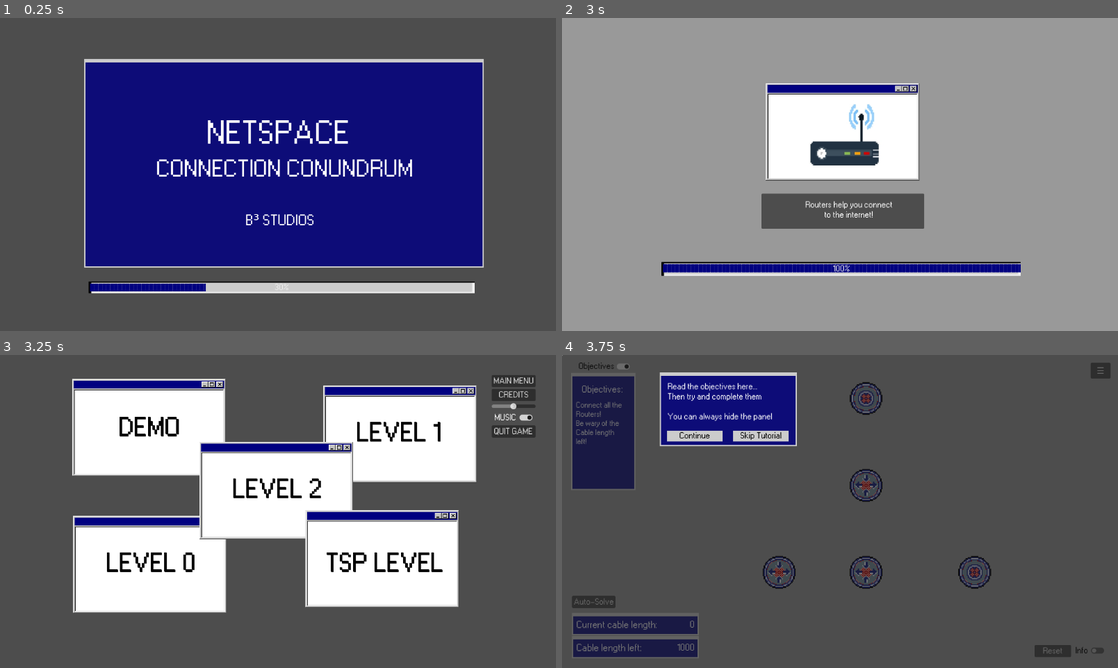
Above: before the commit, frames 1-4 (two rows, left to right).
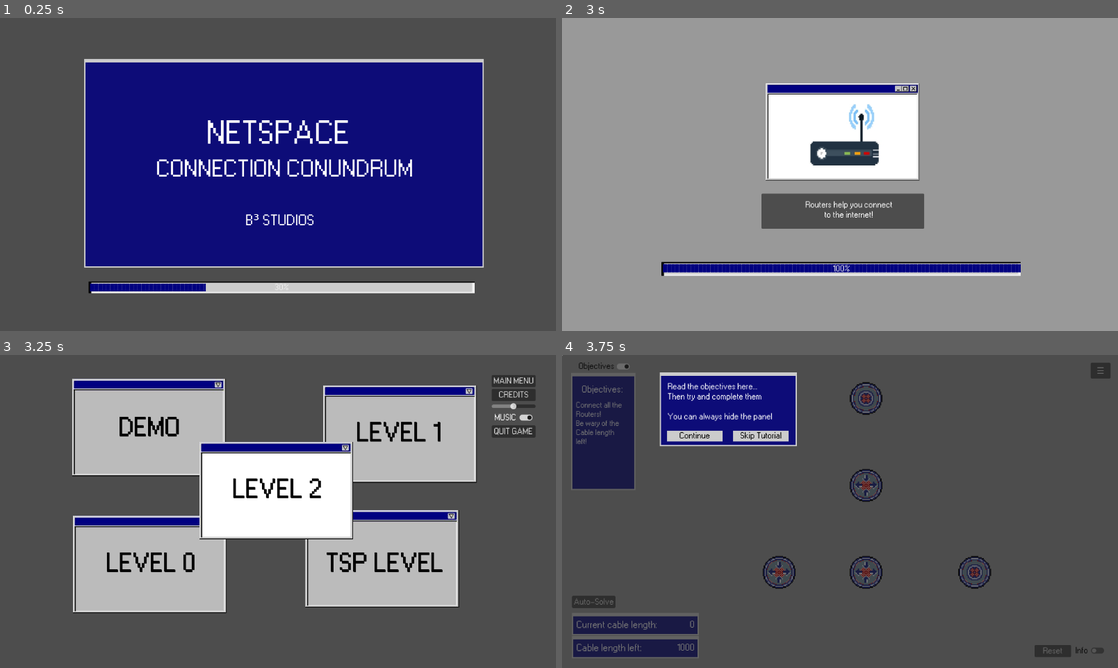
Above: after the commit, the same moments.

Repository: BcubeStudios/Netspace-Game
Game: Godot game, scene res://scenes/opening.tscn
Same seed, same stepped clock (60 frames per second), same inputs: the game is played once before the commit and once after it.
Inputs (mouse positions are in pixels of both pictures, inside the frame that each line leads up to):
- Up to frame 1 (0.25 s): no input
- Up to frame 2 (3 s): move the mouse to (962, 158) at 0.52 s; click (962, 158) at 0.67 s; click "START GAME" at 1.25 s; move the mouse to (728, 190) at 2.02 s; click (728, 190) at 2.17 s; move the mouse to (895, 105) at 2.77 s; click (895, 105) at 2.92 s
- Up to frame 3 (3.25 s): no input
- Up to frame 4 (3.75 s): click "DEMO" at 3.5 s

Frames 1-2 are identical in both runs. In frame 3, 28% of the frame differs, in the area x 13-86%, y 7-83%; in frame 4, nothing differs.

Commit message:
small fixes

Diff:
--- a/GodotWorkspace/scenes/level_0.tscn
+++ b/GodotWorkspace/scenes/level_0.tscn
@@ -1,8 +1,9 @@
-[gd_scene load_steps=4 format=3 uid="uid://dc25l4fo5y5pb"]
+[gd_scene load_steps=5 format=3 uid="uid://dc25l4fo5y5pb"]
 
 [ext_resource type="Script" path="res://scripts/level_0.gd" id="1_ekgpp"]
 [ext_resource type="PackedScene" uid="uid://b68odumc68nqb" path="res://scenes/game_panel.tscn" id="1_fxrbj"]
 [ext_resource type="PackedScene" uid="uid://smxxaf128sk0" path="res://scenes/hud.tscn" id="2_jfl5n"]
+[ext_resource type="Theme" uid="uid://dupann3qkyje3" path="res://themes/pixel_98.tres" id="4_nmj0y"]
 
 [node name="level0" type="Node2D"]
 script = ExtResource("1_ekgpp")
@@ -10,3 +11,27 @@
 [node name="gamePanel" parent="." instance=ExtResource("1_fxrbj")]
 
 [node name="HUD" parent="." instance=ExtResource("2_jfl5n")]
+
+[node name="Control" type="Control" parent="."]
+layout_mode = 3
+anchors_preset = 0
+offset_right = 40.0
+offset_bottom = 40.0
+mouse_filter = 1
+
+[node name="panel1" type="Panel" parent="Control"]
+layout_mode = 0
+offset_left = 409.0
+offset_top = 162.0
+offset_right = 582.0
+offset_bottom = 259.0
+theme = ExtResource("4_nmj0y")
+
+[node name="Label" type="Label" parent="Control/panel1"]
+layout_mode = 0
+offset_left = 12.0
+offset_top = 11.0
+offset_right = 161.0
+offset_bottom = 90.0
+text = "Try Connecting 2 END-NODES"
+autowrap_mode = 2
--- a/GodotWorkspace/scenes/level_select.tscn
+++ b/GodotWorkspace/scenes/level_select.tscn
@@ -1,9 +1,10 @@
-[gd_scene load_steps=5 format=3 uid="uid://crsso304y6jxn"]
+[gd_scene load_steps=6 format=3 uid="uid://crsso304y6jxn"]
 
 [ext_resource type="Script" path="res://scripts/level_select.gd" id="1_jg4nj"]
 [ext_resource type="PackedScene" uid="uid://c6fth4mtmu8c0" path="res://scenes/settings_menu.tscn" id="2_t2cu7"]
 [ext_resource type="Theme" uid="uid://dupann3qkyje3" path="res://themes/pixel_98.tres" id="3_3r531"]
-[ext_resource type="Texture2D" uid="uid://8uprky4jngxw" path="res://sprites/router/windows.png" id="4_kt32x"]
+[ext_resource type="Texture2D" uid="uid://dk8uafhm1rf0y" path="res://sprites/panels/windows-grey.jpg" id="3_gx2ky"]
+[ext_resource type="Texture2D" uid="uid://bdm0xlk4i4ib0" path="res://sprites/panels/windows-white.jpg" id="4_740pk"]
 
 [node name="level_select" type="Node2D"]
 script = ExtResource("1_jg4nj")
@@ -19,10 +20,11 @@
 offset_top = 55.0
 offset_right = 520.0
 offset_bottom = 279.0
-texture_normal = ExtResource("4_kt32x")
-texture_pressed = ExtResource("4_kt32x")
-texture_hover = ExtResource("4_kt32x")
-texture_disabled = ExtResource("4_kt32x")
+texture_normal = ExtResource("3_gx2ky")
+texture_pressed = ExtResource("4_740pk")
+texture_hover = ExtResource("4_740pk")
+texture_disabled = ExtResource("4_740pk")
+texture_focused = ExtResource("4_740pk")
 
 [node name="demoLabel" type="Label" parent="demoButton"]
 layout_mode = 0
@@ -42,10 +44,11 @@
 offset_top = 370.0
 offset_right = 522.0
 offset_bottom = 594.0
-texture_normal = ExtResource("4_kt32x")
-texture_pressed = ExtResource("4_kt32x")
-texture_hover = ExtResource("4_kt32x")
-texture_disabled = ExtResource("4_kt32x")
+texture_normal = ExtResource("3_gx2ky")
+texture_pressed = ExtResource("4_740pk")
+texture_hover = ExtResource("4_740pk")
+texture_disabled = ExtResource("4_740pk")
+texture_focused = ExtResource("4_740pk")
 
 [node name="level0Label" type="Label" parent="level0Button"]
 layout_mode = 0
@@ -65,10 +68,10 @@
 offset_top = 70.0
 offset_right = 1098.0
 offset_bottom = 294.0
-texture_normal = ExtResource("4_kt32x")
-texture_pressed = ExtResource("4_kt32x")
-texture_hover = ExtResource("4_kt32x")
-texture_disabled = ExtResource("4_kt32x")
+texture_normal = ExtResource("3_gx2ky")
+texture_pressed = ExtResource("4_740pk")
+texture_hover = ExtResource("4_740pk")
+texture_disabled = ExtResource("4_740pk")
 
 [node name="level1Label" type="Label" parent="level1Button"]
 layout_mode = 0
@@ -88,10 +91,11 @@
 offset_top = 200.0
 offset_right = 813.0
 offset_bottom = 424.0
-texture_normal = ExtResource("4_kt32x")
-texture_pressed = ExtResource("4_kt32x")
-texture_hover = ExtResource("4_kt32x")
-texture_disabled = ExtResource("4_kt32x")
+texture_normal = ExtResource("3_gx2ky")
+texture_pressed = ExtResource("4_740pk")
+texture_hover = ExtResource("4_740pk")
+texture_disabled = ExtResource("4_740pk")
+texture_focused = ExtResource("4_740pk")
 
 [node name="level2Label" type="Label" parent="level2Button"]
 layout_mode = 0
@@ -111,10 +115,11 @@
 offset_top = 357.0
 offset_right = 1057.0
 offset_bottom = 581.0
-texture_normal = ExtResource("4_kt32x")
-texture_pressed = ExtResource("4_kt32x")
-texture_hover = ExtResource("4_kt32x")
-texture_disabled = ExtResource("4_kt32x")
+texture_normal = ExtResource("3_gx2ky")
+texture_pressed = ExtResource("4_740pk")
+texture_hover = ExtResource("4_740pk")
+texture_disabled = ExtResource("4_740pk")
+texture_focused = ExtResource("4_740pk")
 
 [node name="tspLabel" type="Label" parent="tspButton"]
 layout_mode = 0
@@ -129,6 +134,13 @@
 theme_override_font_sizes/font_size = 61
 text = "TSP LEVEL"
 
+[connection signal="mouse_entered" from="demoButton" to="." method="_on_demo_button_mouse_entered"]
 [connection signal="pressed" from="demoButton" to="." method="_on_demo_button_pressed"]
+[connection signal="mouse_entered" from="level0Button" to="." method="_on_level_0_button_mouse_entered"]
 [connection signal="pressed" from="level0Button" to="." method="_on_level_0_button_pressed"]
+[connection signal="mouse_entered" from="level1Button" to="." method="_on_level_1_button_mouse_entered"]
+[connection signal="pressed" from="level1Button" to="." method="_on_level_1_button_pressed"]
+[connection signal="mouse_entered" from="level2Button" to="." method="_on_level_2_button_mouse_entered"]
+[connection signal="pressed" from="level2Button" to="." method="_on_level_2_button_pressed"]
+[connection signal="mouse_entered" from="tspButton" to="." method="_on_tsp_button_mouse_entered"]
 [connection signal="pressed" from="tspButton" to="." method="_on_tsp_button_pressed"]
--- a/GodotWorkspace/scripts/level_0.gd
+++ b/GodotWorkspace/scripts/level_0.gd
@@ -12,7 +12,6 @@
 	$HUD/ObjectivesPanel/ObjectivesLabel.text = "Connect all the nodes at least once using the least amount of cable possible. The edge should return to the origine node."
 
 	$gamePanel/cablePanel/cable_Label.text = "Current Cable Used"
-	$gamePanel/cablePanel/length_Label.hide()
 
 	dir.create_end_point("point1", (Vector2i(450, 450)))
 	dir.create_end_point("point2", (Vector2i(850, 450)))
--- a/GodotWorkspace/scripts/level_select.gd
+++ b/GodotWorkspace/scripts/level_select.gd
@@ -10,3 +10,25 @@
 
 func _on_tsp_button_pressed():
 	get_tree().change_scene_to_file("res://scenes/tsp_level.tscn")
+
+func _on_level_1_button_pressed():
+	pass # Replace with function body.
+
+func _on_level_2_button_pressed():
+	pass # Replace with function body.
+
+
+func _on_demo_button_mouse_entered():
+	move_child($demoButton, 5)
+
+func _on_level_0_button_mouse_entered():
+	move_child($level0Button, 5)
+
+func _on_level_1_button_mouse_entered():
+	move_child($level1Button, 5)
+
+func _on_level_2_button_mouse_entered():
+	move_child($level2Button, 5)
+
+func _on_tsp_button_mouse_entered():
+	move_child($tspButton, 5)
Binary file added: GodotWorkspace/sprites/panels/windows-grey.jpg
Not shown, added: GodotWorkspace/sprites/panels/windows-grey.jpg.import
Binary file added: GodotWorkspace/sprites/panels/windows-white.jpg
Not shown, changed: GodotWorkspace/sprites/panels/windows-white.jpg.import
Binary file removed: GodotWorkspace/sprites/router/windows.png
